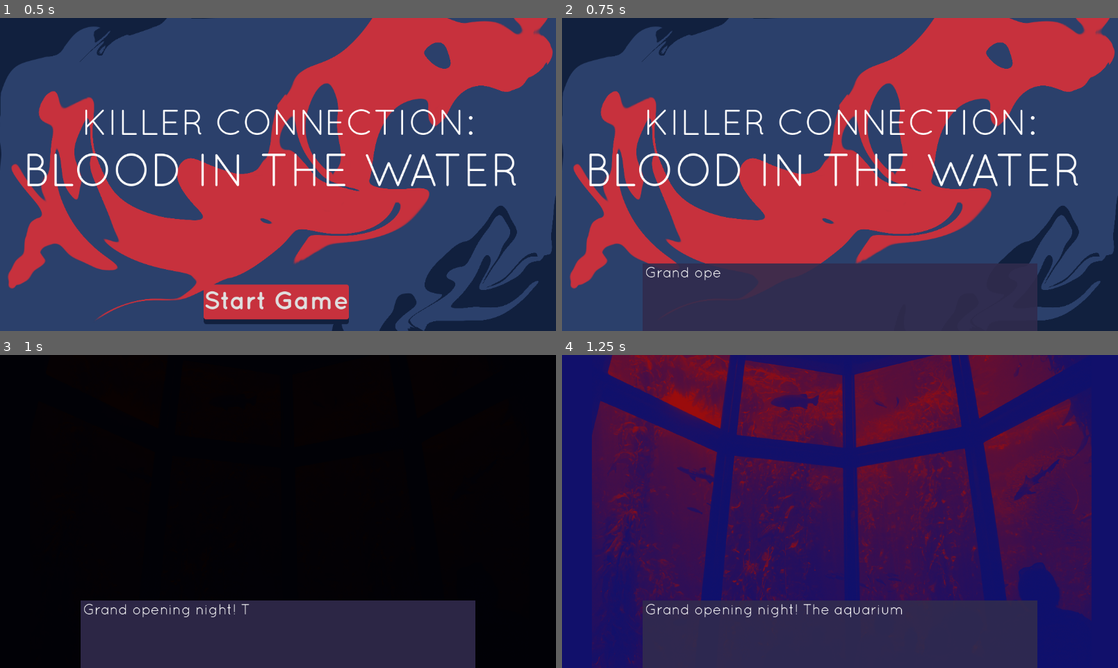
Above: before the commit, frames 1-4 (two rows, left to right).
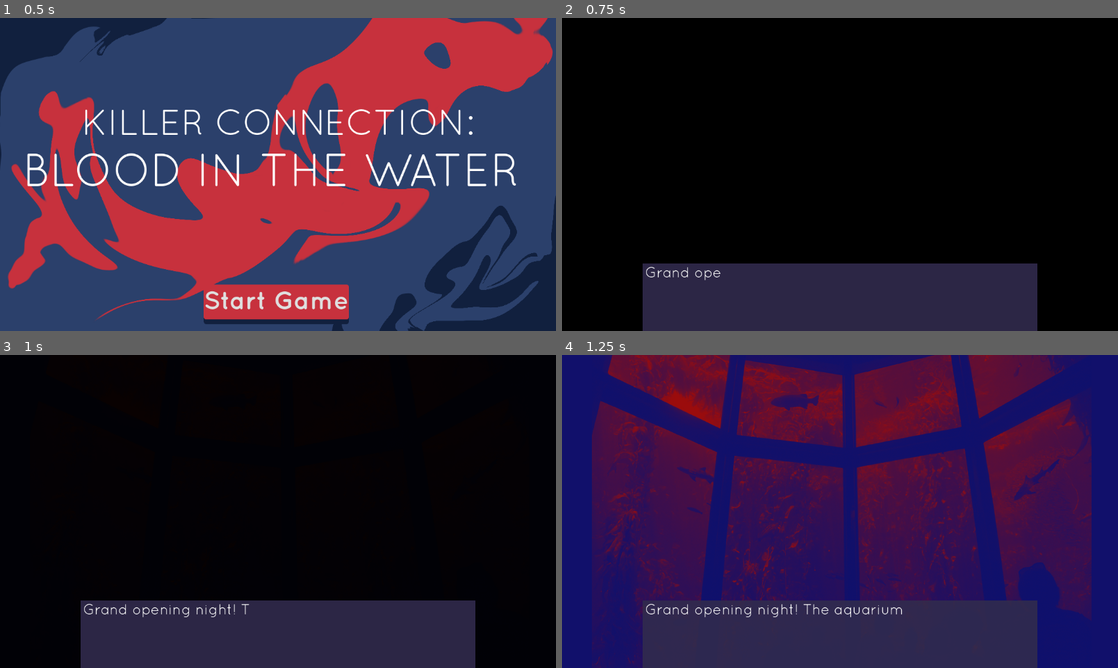
Above: after the commit, the same moments.

Repository: LeslieLlama/ConnectionsNovel
Game: Godot game, scene res://Scenes/main_menu.tscn
The game is run twice, just before and just after one commit, with the same random seed, the same clock (stepped at 60 frames per second) and the same inputs.
Inputs:
- Up to frame 1 (0.5 s): no input
- Up to frame 2 (0.75 s): click "Start Game" at 0.5 s
- Up to frame 3 (1 s): no input
- Up to frame 4 (1.25 s): no input

Frame 1 is identical in both runs. In frame 2, 85% of the frame differs, in the area x 0-100%, y 0-100%; in frame 3, nothing differs; in frame 4, nothing differs.

Commit message:
Main Menu Bugfix
Fixed the bug where the main menu styling wouldn't disappear when the game starts.

Diff:
--- a/Scenes/main_menu.gd
+++ b/Scenes/main_menu.gd
@@ -4,11 +4,11 @@
 const MAIN_SCENE = preload("res://Scenes/main_scene.tscn")
 
 func _on_start_button_pressed() -> void:
-	start_button.hide()
+	$MainMenuFlavors.hide()
 	var main_scene = MAIN_SCENE.instantiate()
 	add_child(main_scene)
 
 	await main_scene.game_completed
 
 	main_scene.queue_free()
-	start_button.show()
+	$MainMenuFlavors.show()
--- a/Scenes/main_menu.tscn
+++ b/Scenes/main_menu.tscn
@@ -41,7 +41,15 @@
 theme = ExtResource("1_48xlc")
 script = ExtResource("1_28flt")
 
-[node name="TextureRect" type="TextureRect" parent="."]
+[node name="MainMenuFlavors" type="Control" parent="."]
+layout_mode = 1
+anchors_preset = 15
+anchor_right = 1.0
+anchor_bottom = 1.0
+grow_horizontal = 2
+grow_vertical = 2
+
+[node name="TextureRect" type="TextureRect" parent="MainMenuFlavors"]
 layout_mode = 1
 anchors_preset = 15
 anchor_right = 1.0
@@ -50,7 +58,7 @@
 grow_vertical = 2
 texture = ExtResource("3_1ehe0")
 
-[node name="StartButton" type="Button" parent="."]
+[node name="StartButton" type="Button" parent="MainMenuFlavors"]
 unique_name_in_owner = true
 layout_mode = 1
 anchors_preset = 8
@@ -70,23 +78,23 @@
 theme_override_styles/normal = SubResource("StyleBoxFlat_opfnp")
 text = "Start Game"
 
-[node name="Label" type="Label" parent="."]
+[node name="Label" type="Label" parent="MainMenuFlavors"]
 layout_mode = 1
 anchors_preset = 8
 anchor_left = 0.5
 anchor_top = 0.5
 anchor_right = 0.5
 anchor_bottom = 0.5
-offset_left = -167.0
-offset_top = -13.5
-offset_right = 167.0
-offset_bottom = 13.5
+offset_left = -529.5
+offset_top = -43.0
+offset_right = 529.5
+offset_bottom = 43.0
 grow_horizontal = 2
 grow_vertical = 2
 theme_override_font_sizes/font_size = 95
 text = "BLOOD IN THE WATER "
 
-[node name="Label2" type="Label" parent="."]
+[node name="Label2" type="Label" parent="MainMenuFlavors"]
 layout_mode = 1
 anchors_preset = 8
 anchor_left = 0.5
@@ -104,4 +112,4 @@
 horizontal_alignment = 1
 vertical_alignment = 1
 
-[connection signal="pressed" from="StartButton" to="." method="_on_start_button_pressed"]
+[connection signal="pressed" from="MainMenuFlavors/StartButton" to="." method="_on_start_button_pressed"]
Not shown: 1 places in Encounters/Encounters/02_Penguin.tres that only renumber resources
Not shown: 1 places in Encounters/Encounters/03_Penguin.tres that only renumber resources
Not shown: 1 places in Encounters/Encounters/05_Penguin.tres that only renumber resources
Not shown: 1 places in Encounters/Encounters/06_Doctor.tres that only renumber resources
Not shown: 1 places in Encounters/Encounters/06_Manager.tres that only renumber resources
Not shown: 1 places in Encounters/Encounters/06_Penguin.tres that only renumber resources
Not shown: 1 places in Scenes/main_menu.tscn that only renumber resources
